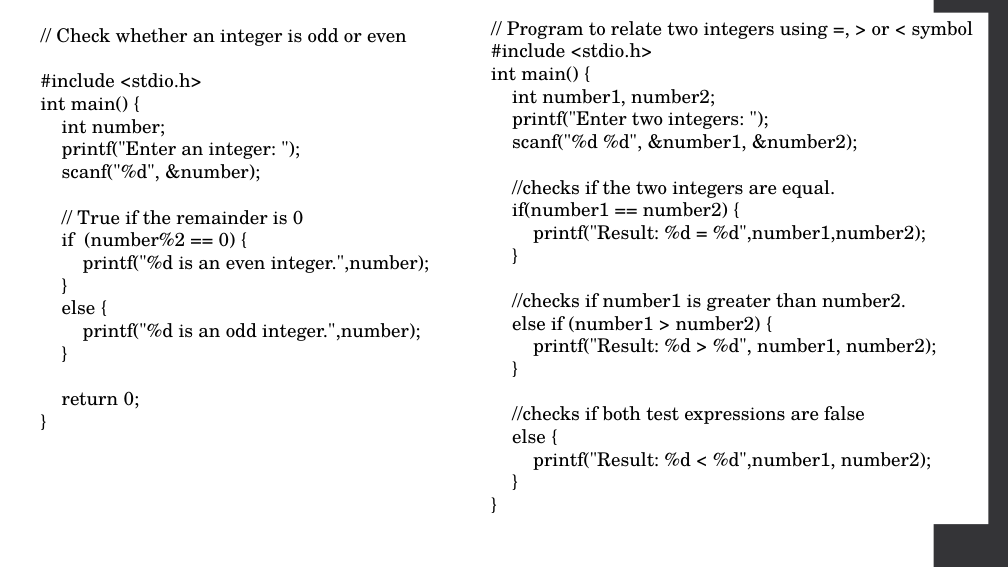
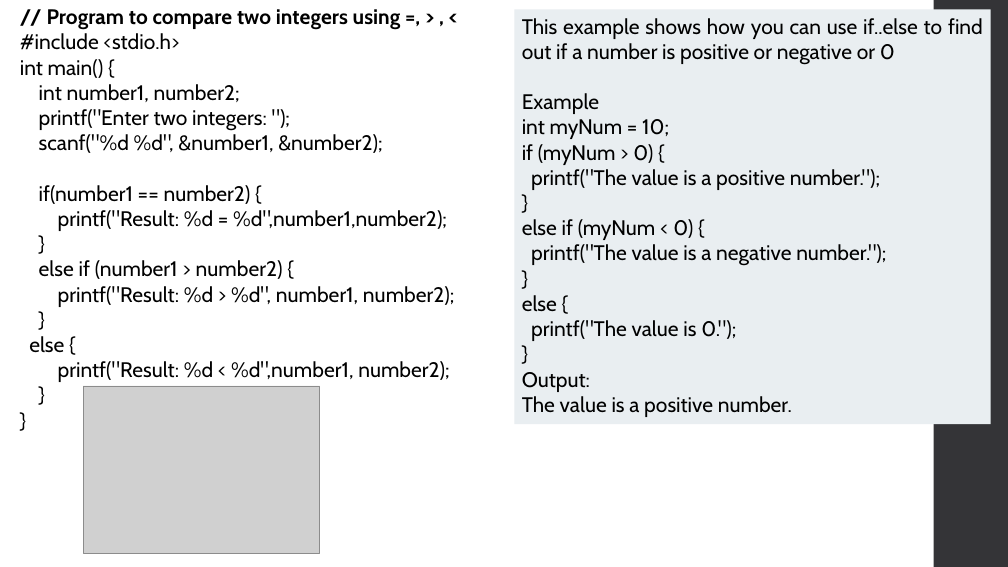
Before and after one commit to Raajokiaa-Ritu/03_Course___Structural-Programming-Language-C, a slide deck: slide 16 of 6. C Control Statements Decision-Making.pptx (slide 15 before the commit). Drawn at 1008x567 pixels with LibreOffice and Linux fonts; fonts in the diff are those of the drawing; grey boxes stand for pictures. Boxes give left, top, right and bottom in pixels: in the first picture for what was removed or moved away, otherwise in the second. Text is boxed around its words. In the diff, an @@ line names an element or a change of style, - is before the commit and + after.

```diff
--- a/6. C Control Statements Decision-Making.pptx
+++ b/6. C Control Statements Decision-Making.pptx
@@ text "// Program to compare two ..." moved from (x1=484, y1=13, x2=989, y2=525) to (x1=20, y1=9, x2=454, y2=382) @@
@@ text removed at (x1=41, y1=28, x2=429, y2=409) @@
-// Check whether an integer is odd or even
-#include <stdio.h>
-int main() {
-int number;
-printf("Enter an integer: ");
-scanf("%d", &number);
-// True if the remainder is 0
-if (number%2 == 0) {
-printf("%d is an even integer.",number);
-}
-else {
-printf("%d is an odd integer.",number);
-}
-return 0;
-}
@@ text at (x1=47, y1=9, x2=401, y2=30): text changed; size 18 to 20 pt; font TeX Gyre Schola to Cabin; bold on @@
-// Program to relate two integers using =, > or < symbol
+// Program to compare two integers using =, > , <
@@ rectangle added at (x1=514, y1=9, x2=991, y2=424), fill #E9EEF1, 20 pt, text #000000 @@
+This example shows how you can use if..else to find out if a number is positive or negative or 0
+Example
+int myNum = 10;
+if (myNum > 0) {
+printf("The value is a positive number.");
+}
+else if (myNum < 0) {
+printf("The value is a negative number.");
+}
+else {
+printf("The value is 0.");
+}
+Output:
+The value is a positive number.
@@ text at (x1=20, y1=33, x2=454, y2=382): size 18 to 20 pt, font TeX Gyre Schola to Cabin in "#include <stdio.h>", "int main() {", "int number1, number2;", "printf("Enter two integers: ");" and 11 more places @@
@@ text at (x1=512, y1=180, x2=835, y2=198): paragraph removed @@
-//checks if the two integers are equal.
@@ text at (x1=512, y1=293, x2=906, y2=311): paragraph removed @@
-//checks if number1 is greater than number2.
@@ picture added at (x1=83, y1=386, x2=320, y2=554) @@
@@ text at (x1=512, y1=406, x2=865, y2=424): paragraph removed @@
-//checks if both test expressions are false
```
Also in this commit, not shown: 22 other slides changed, 35 slides added, 16 slides removed.
